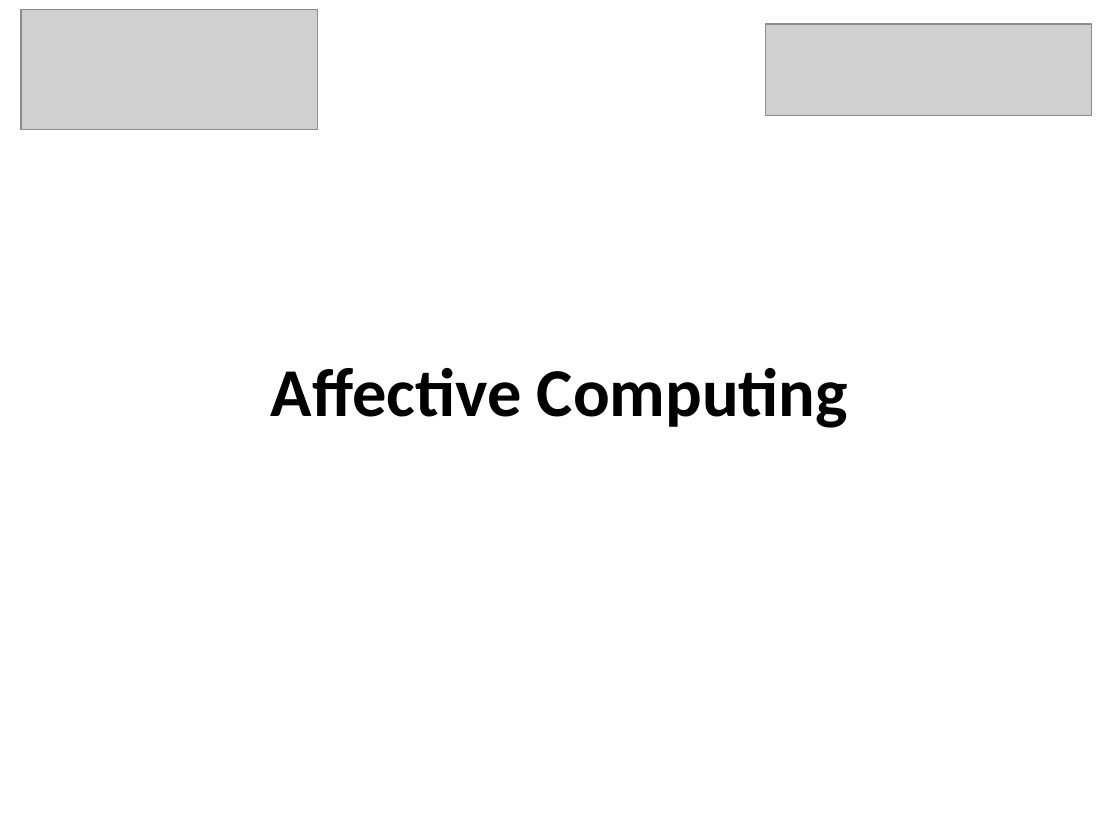
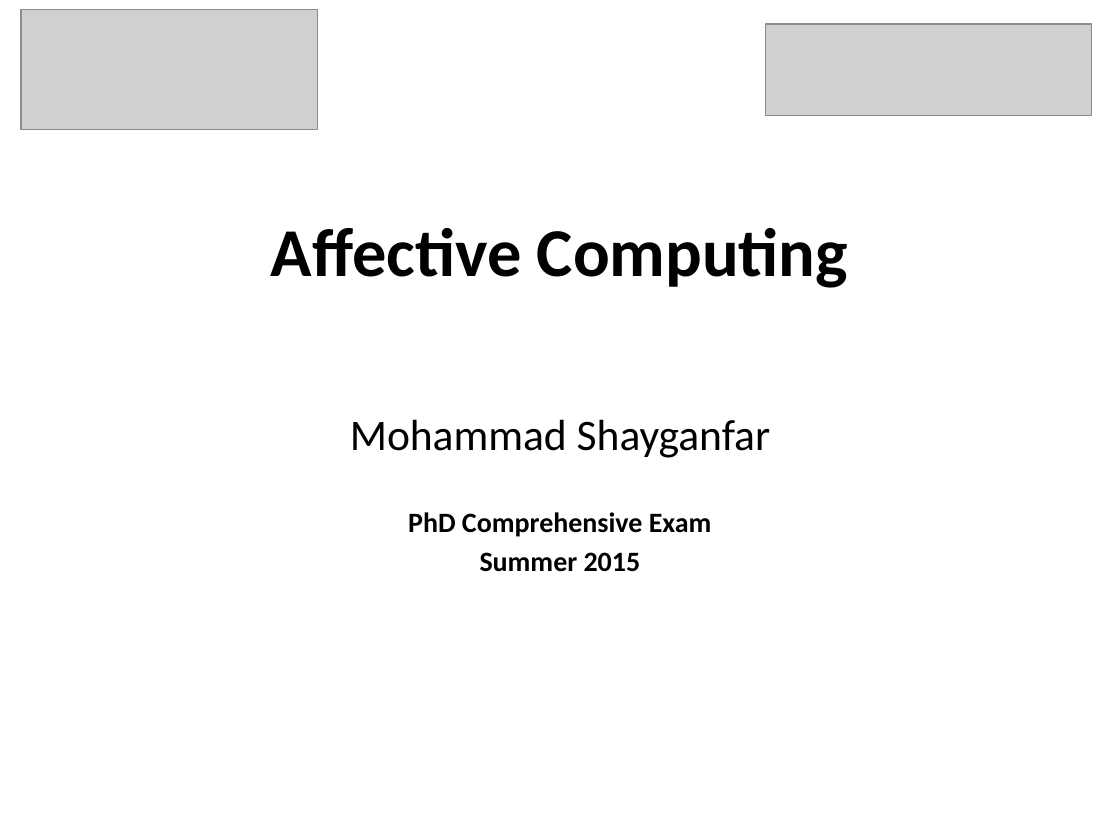
Before and after one commit to mshayganfar/CompExam1, a slide deck: slide 13 of presentation/PhD-comprehensive-exam-2.pptx (slide 14 before the commit). Drawn at 1120x840 pixels with LibreOffice and Linux fonts; fonts in the diff are those of the drawing; grey boxes stand for pictures. Boxes give left, top, right and bottom in pixels: in the first picture for what was removed or moved away, otherwise in the second. Text is boxed around its words. In the diff, an @@ line names an element or a change of style, - is before the commit and + after.

```diff
--- a/presentation/PhD-comprehensive-exam-2.pptx
+++ b/presentation/PhD-comprehensive-exam-2.pptx
@@ title "Affective Computing": place and size @@
-title "Affective Computing" at (271,368,848,428)
+title "Affective Computing" at (271,228,848,288)
@@ subtitle added at (350,419,771,572), 18 pt, text #000000, bold @@
+Mohammad Shayganfar
+PhD Comprehensive Exam
+Summer 2015
```
Also in this commit, not shown: 7 other slides changed, 1 slide removed.
